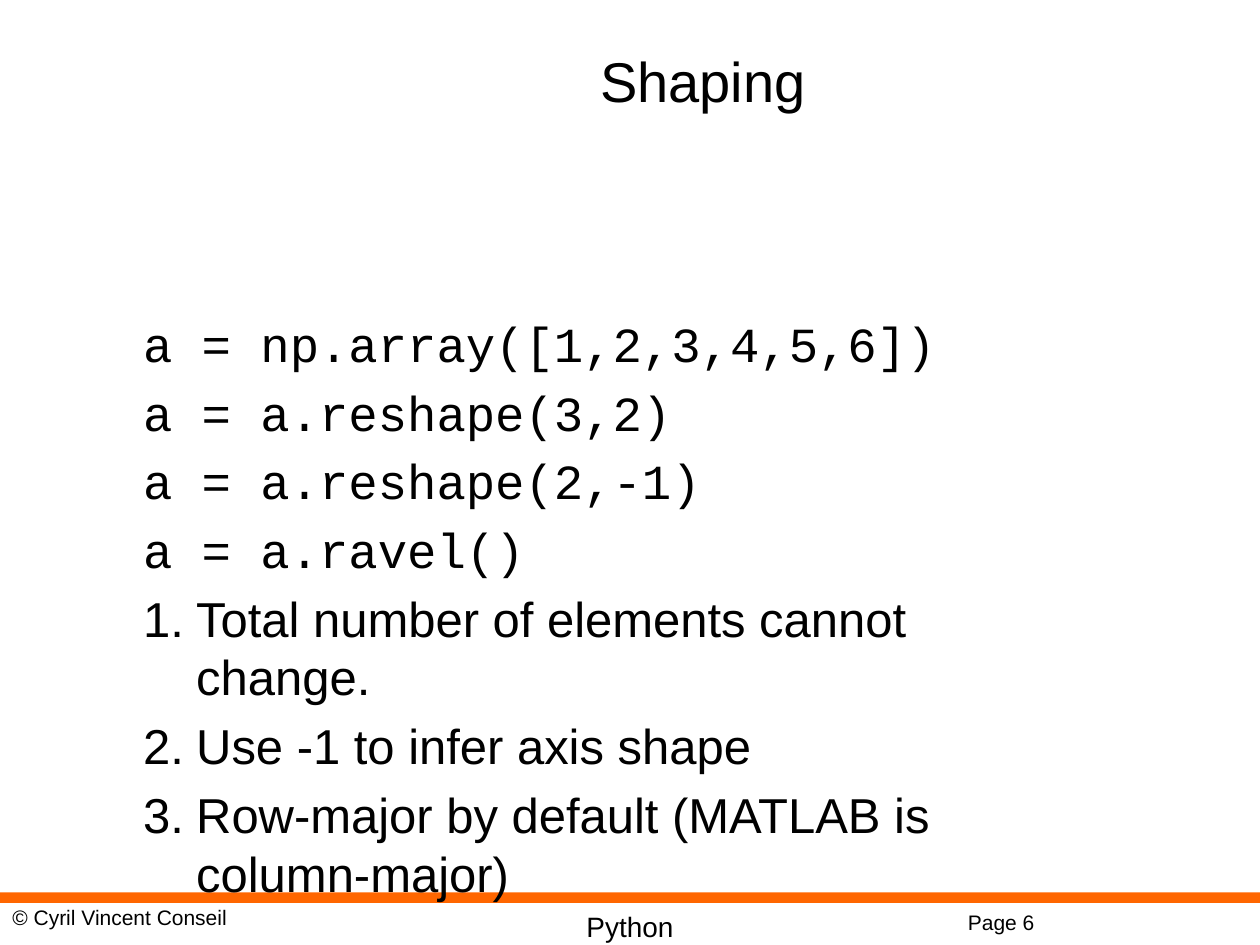
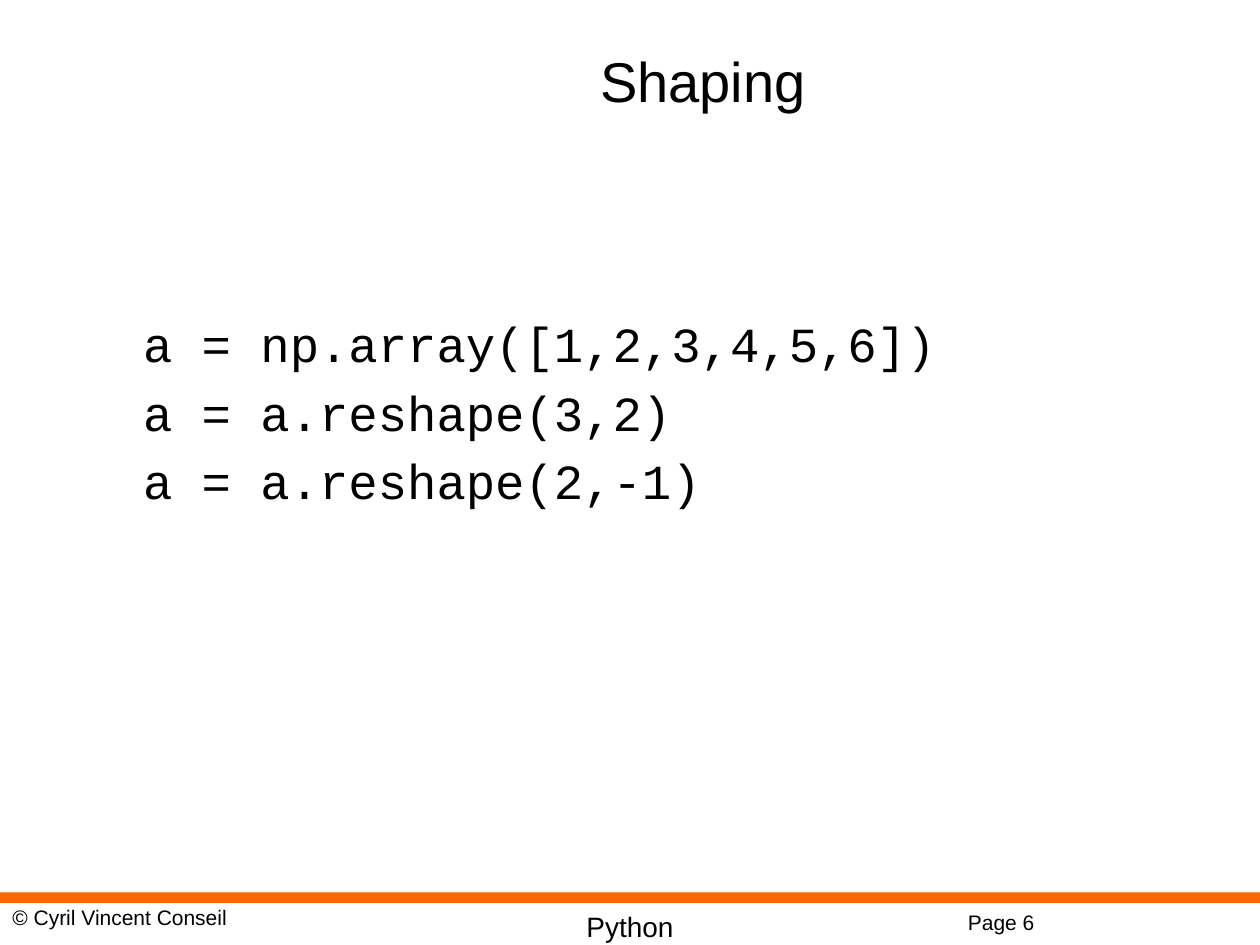
Before and after one commit to cyrilvincent/math, a slide deck: slide 6 of ppt/PythonMath07-NumpyMatrix.pptx. Drawn at 1260x945 pixels with LibreOffice and Linux fonts; fonts in the diff are those of the drawing; background and template pictures are left out. Boxes give left, top, right and bottom in pixels: in the first picture for what was removed or moved away, otherwise in the second. Text is boxed around its words. In the diff, an @@ line names an element or a change of style, - is before the commit and + after.

```diff
--- a/ppt/PythonMath07-NumpyMatrix.pptx
+++ b/ppt/PythonMath07-NumpyMatrix.pptx
@@ text at box(143, 533, 929, 902): paragraphs removed @@
-a = a.ravel()
-1. Total number of elements cannot change.
-2. Use -1 to infer axis shape
-3. Row-major by default (MATLAB is column-major)
```
Also in this commit, not shown: 4 other files.
